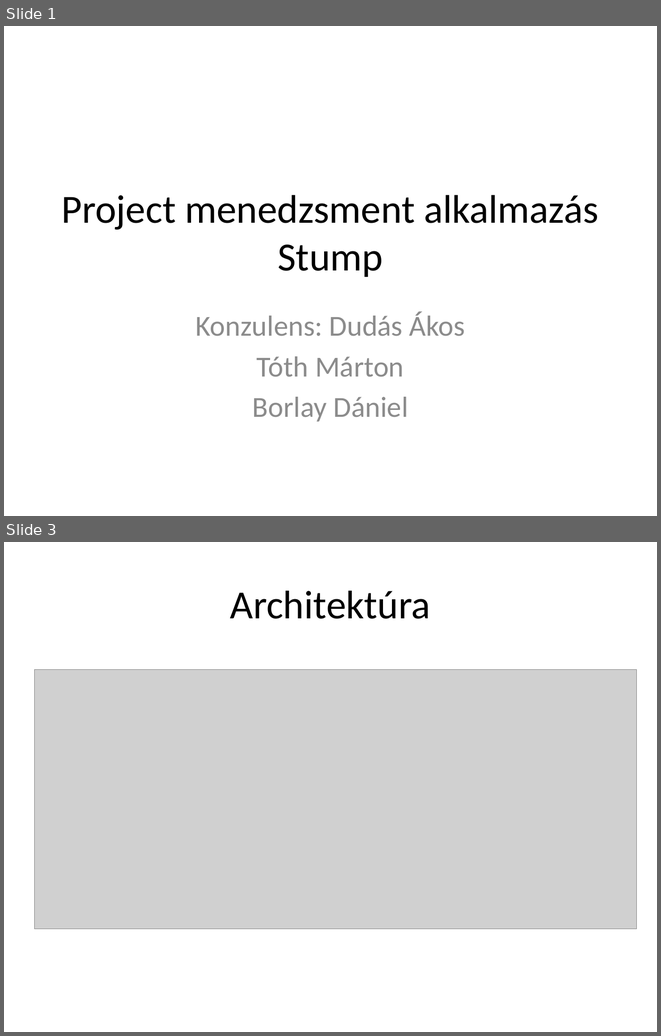
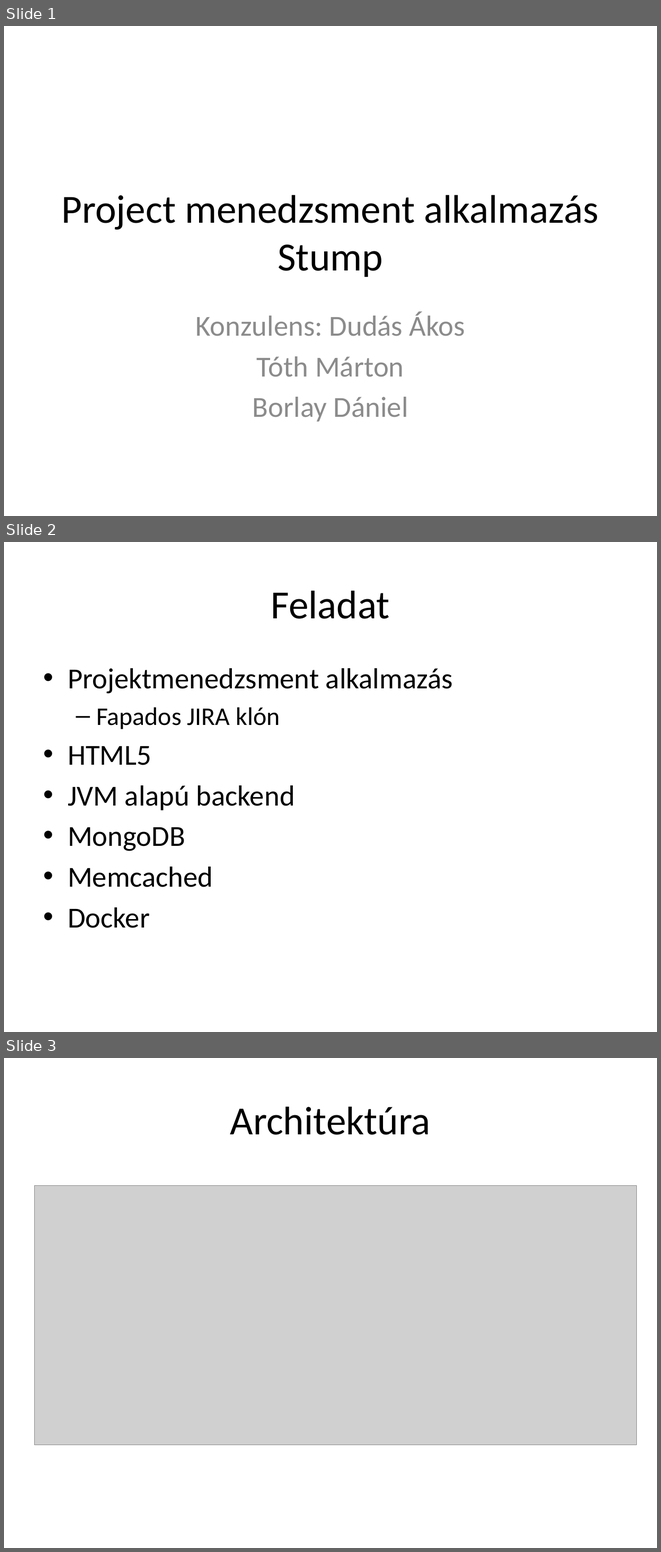
Before and after one commit to borlayda/Stump, a slide deck: Szarch-prezi.pptx. Shown one above the other, each under a label of ours: slides 1 and 3 before the commit, slides 1, 2 and 3 after it; the slides between them are not shown. The pictures are 661x1036 and 661x1552 pixels, drawn with LibreOffice and Linux fonts; fonts in the diff are those of the drawing; grey boxes stand for pictures. Boxes give left, top, right and bottom in pixels: in the first picture for what was removed or moved away, otherwise in the second. Text is boxed around its words. In the diff, an @@ line names an element or a change of style, - is before the commit and + after.

Commit message:
Added backend stuff to presentation.

```diff
--- a/Szarch-prezi.pptx
+++ b/Szarch-prezi.pptx
@@ slide 2 added at box(4, 542, 657, 1032), background #FFFFFF @@
@@ title added at box(271, 590, 390, 619), 44 pt, text #000000 @@
+Feladat
@@ text added at box(68, 668, 453, 928), 32 pt, text #000000 @@
+• Projektmenedzsment alkalmazás
+  – Fapados JIRA klón
+• HTML5
+• JVM alapú backend
+• MongoDB
+• Memcached
+• Docker
```
Also in this commit, not shown: 3 other slides added, 3 slides removed.
